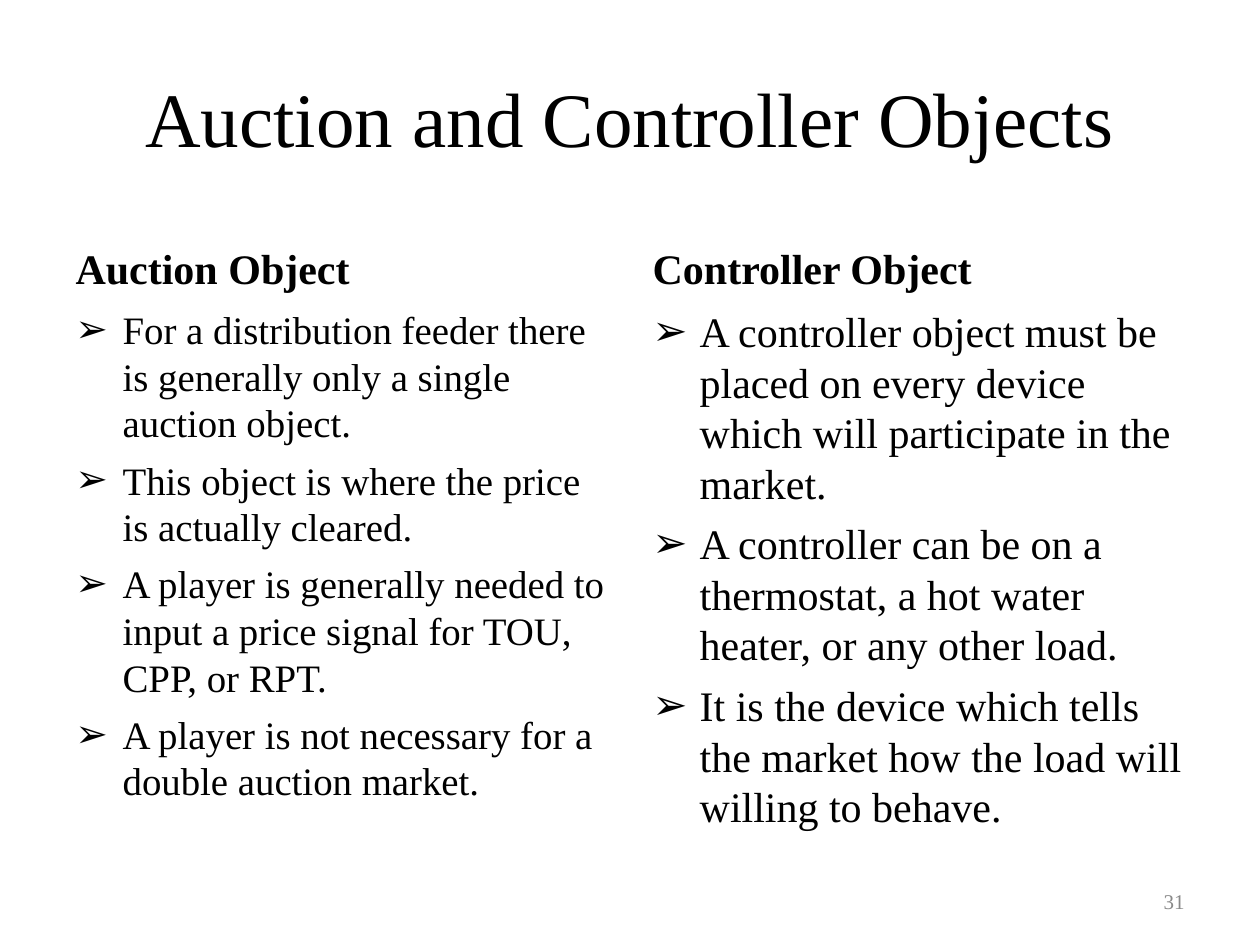
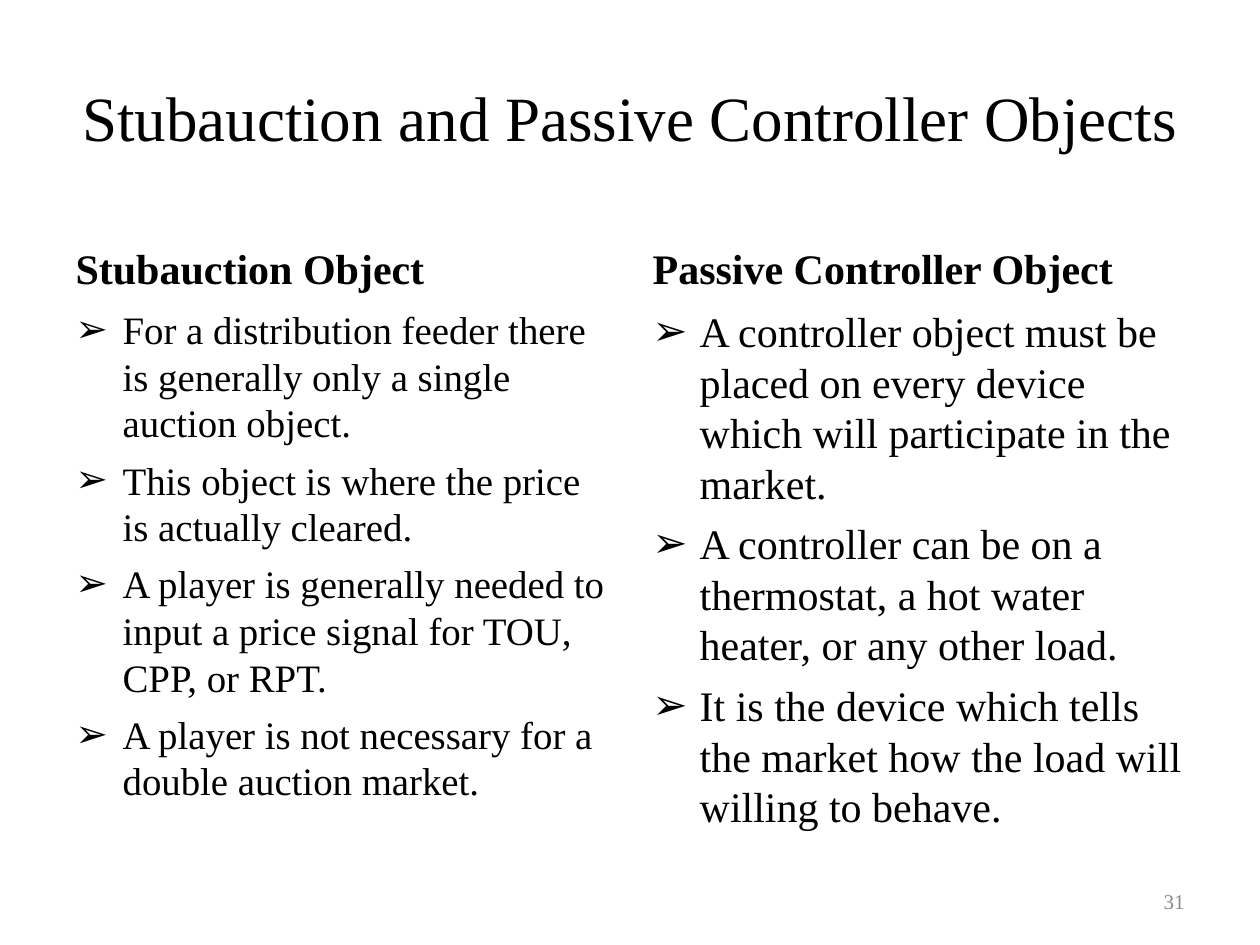
Before and after one commit to gridlab-d/course, a slide deck: slide 31 of Distribution Analysis Course/3.0 - Demand Responce.ppt. Drawn at 1260x945 pixels with LibreOffice and Linux fonts; fonts in the diff are those of the drawing. Boxes give left, top, right and bottom in pixels: in the first picture for what was removed or moved away, otherwise in the second. Text is boxed around its words. In the diff, an @@ line names an element or a change of style, - is before the commit and + after.

```diff
--- a/Distribution Analysis Course/3.0 - Demand Responce.ppt
+++ b/Distribution Analysis Course/3.0 - Demand Responce.ppt
@@ title at <box>82,97,1176,154</box>: text changed; size 44 to 36 pt @@
-Auction and Controller Objects
+Stubauction and Passive Controller Objects
@@ text at <box>76,255,424,293</box>: text changed @@
-Auction Object
+Stubauction Object
@@ text at <box>653,255,1113,293</box>: text changed @@
-Controller Object
+Passive Controller Object
```
Also in this commit, not shown: 2 other slides changed, 1 slide added, 4 other files.
